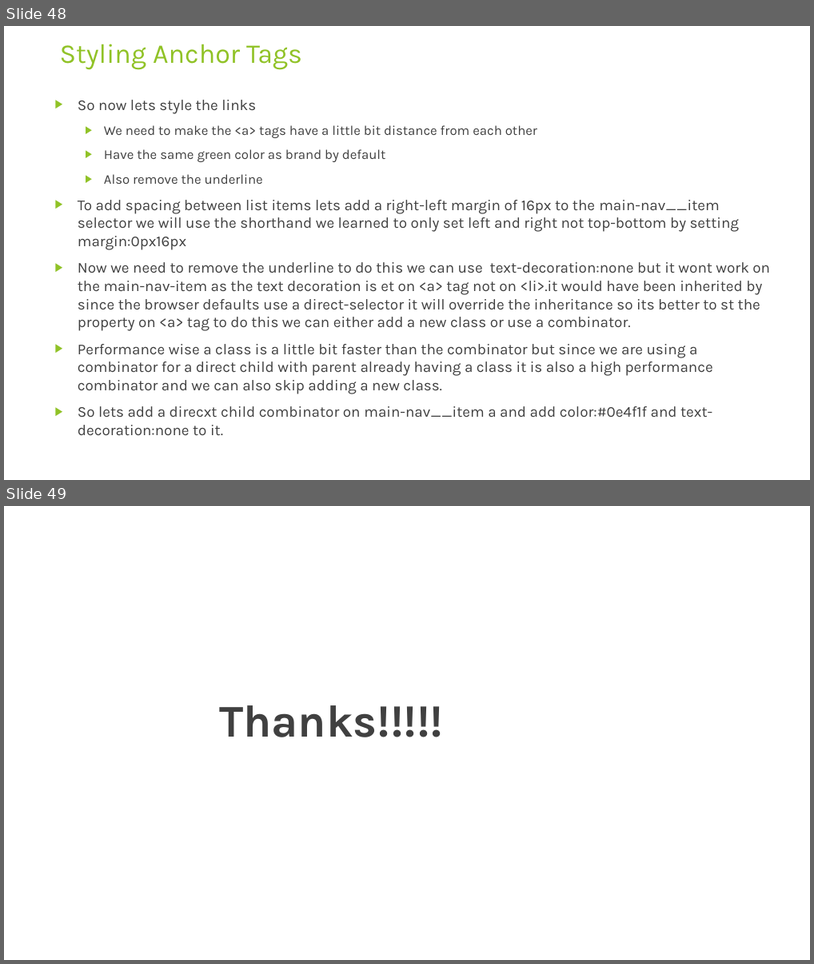
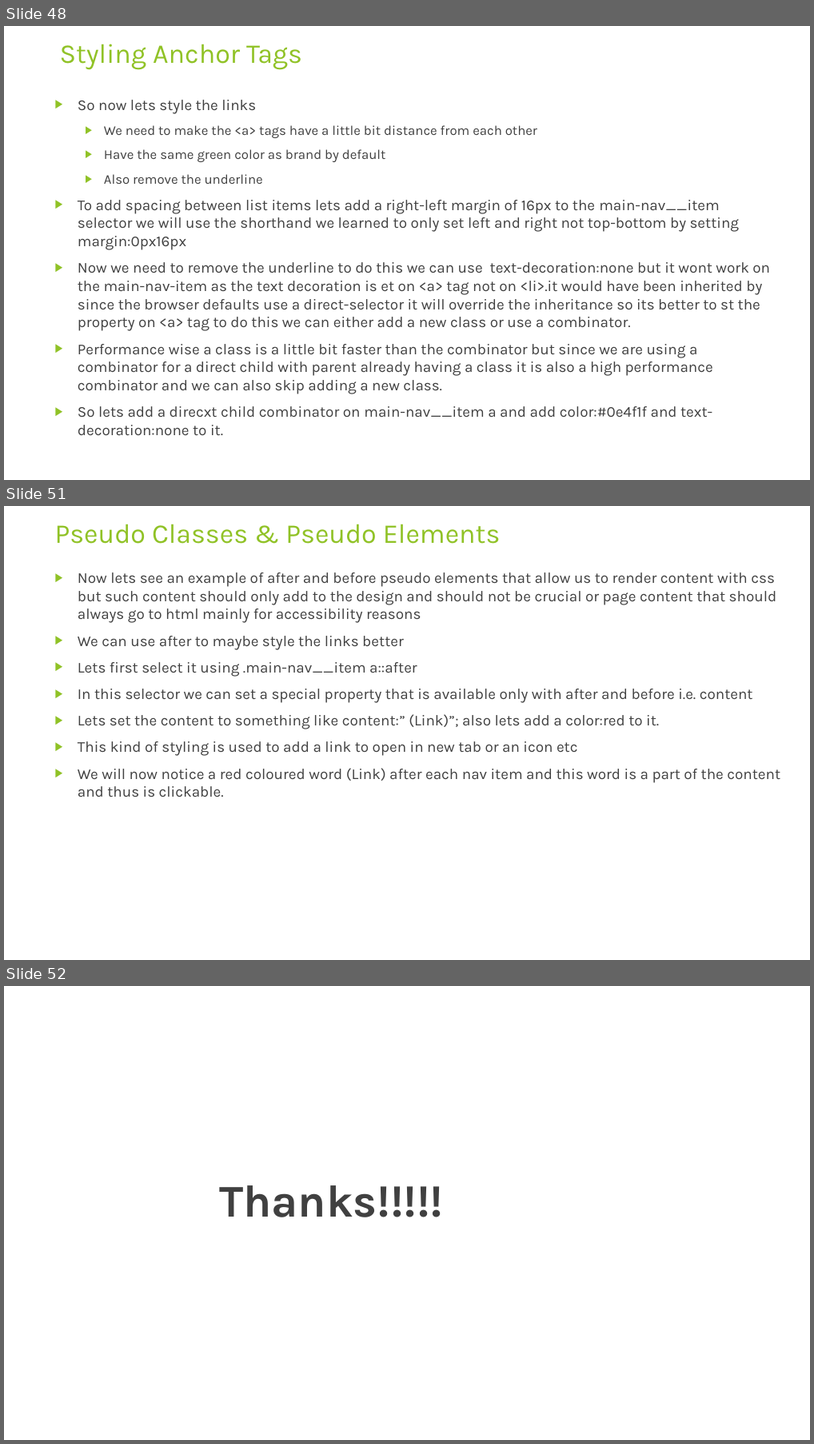
Before and after one commit to rudhrainfogain/CSS, a slide deck: PPT/Css-v3.pptx. Shown one above the other, each under a label of ours: slides 48 and 49 before the commit, slides 48, 51 and 52 after it; the slides between them are not shown. The pictures are 814x964 and 814x1444 pixels, drawn with LibreOffice and Linux fonts; fonts in the diff are those of the drawing. Boxes give left, top, right and bottom in pixels: in the first picture for what was removed or moved away, otherwise in the second. Text is boxed around its words. In the diff, an @@ line names an element or a change of style, - is before the commit and + after.

Commit message:
Pseudo Classes & Pseudo Elements

```diff
--- a/PPT/Css-v3.pptx
+++ b/PPT/Css-v3.pptx
@@ slide 51 added at [4,506,810,960], background #FFFFFF @@
@@ title added at [55,524,501,544], 32.4 pt, text #90C226 @@
+Pseudo Classes & Pseudo Elements
@@ text added at [78,572,781,796], 18 pt, text #404040 @@
+▶ Now lets see an example of after and before pseudo elements that allow us to render content with css but such content should only add to the design and should not be crucial or page content that should always go to html mainly for accessibility reasons
+▶ We can use after to maybe style the links better
+▶ Lets first select it using .main-nav__item a::after
+▶ In this selector we can set a special property that is available only with after and before i.e. content
+▶ Lets set the content to something like content:” (Link)”; also lets add a color:red to it.
+▶ This kind of styling is used to add a link to open in new tab or an icon etc
+▶ We will now notice a red coloured word (Link) after each nav item and this word is a part of the content and thus is clickable.
@@ what was slide 49 is now slide 52 @@
```
Also in this commit, not shown: 1 slide changed, 2 other slides added, 1 other file.
